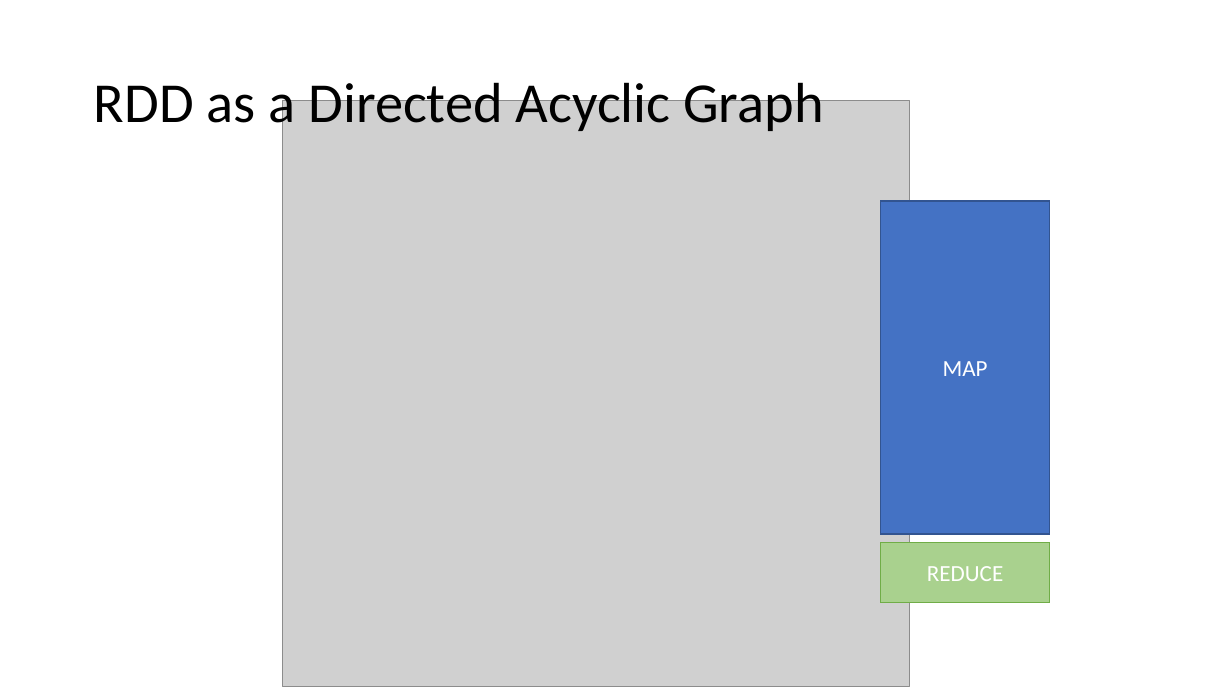
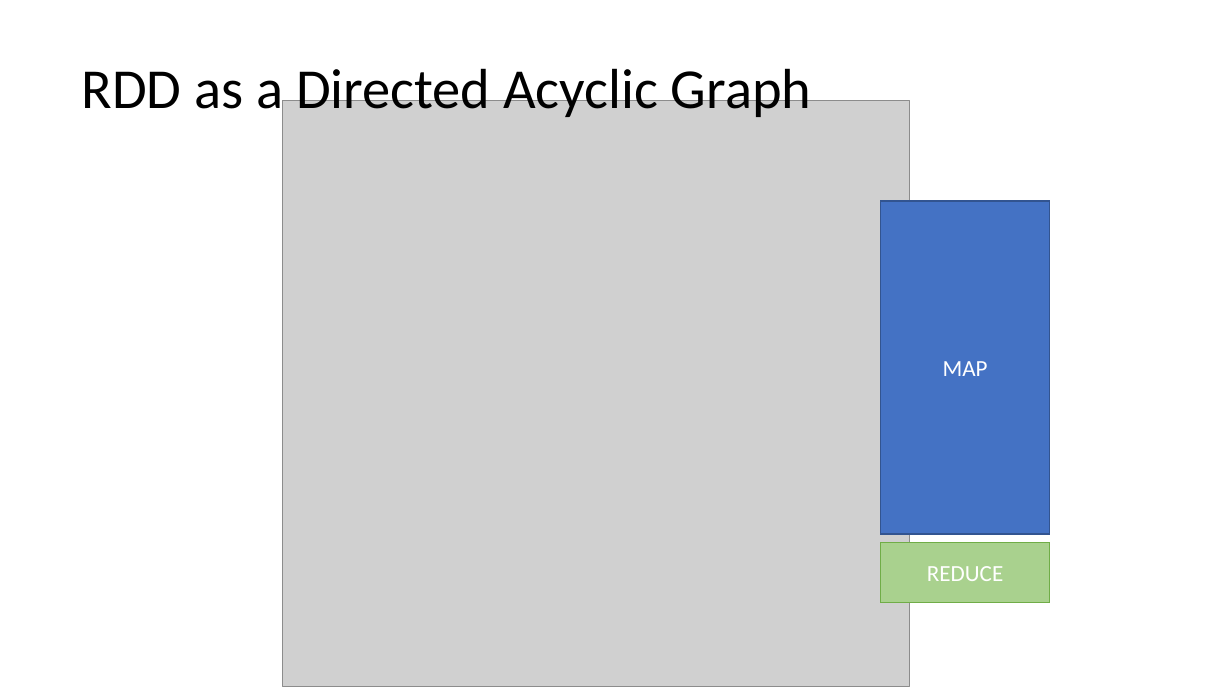
Before and after one commit to criteo-research/master-iasd, a slide deck: slide 6 of module4/td1/td1-spark-rdd.pptx. Drawn at 1232x693 pixels with LibreOffice and Linux fonts; fonts in the diff are those of the drawing; grey boxes stand for pictures. Boxes give left, top, right and bottom in pixels: in the first picture for what was removed or moved away, otherwise in the second. Text is boxed around its words. In the diff, an @@ line names an element or a change of style, - is before the commit and + after.

```diff
--- a/module4/td1/td1-spark-rdd.pptx
+++ b/module4/td1/td1-spark-rdd.pptx
@@ title "RDD as a Directed Acyclic ...": place and size @@
-title "RDD as a Directed Acyclic ..." at box(94, 74, 823, 135)
+title "RDD as a Directed Acyclic ..." at box(82, 61, 811, 122)
```
Also in this commit, not shown: 5 other slides changed, 1 other file.
